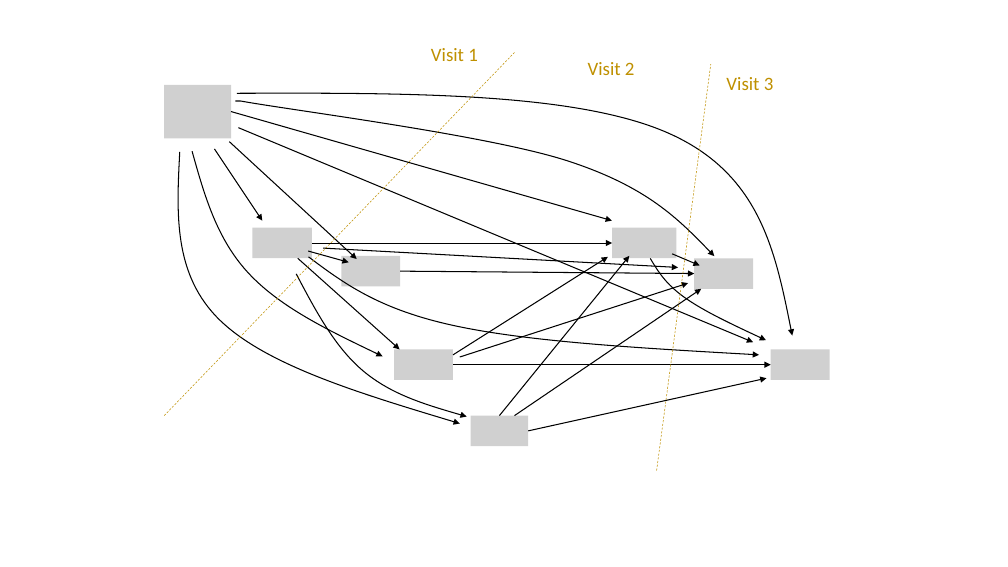
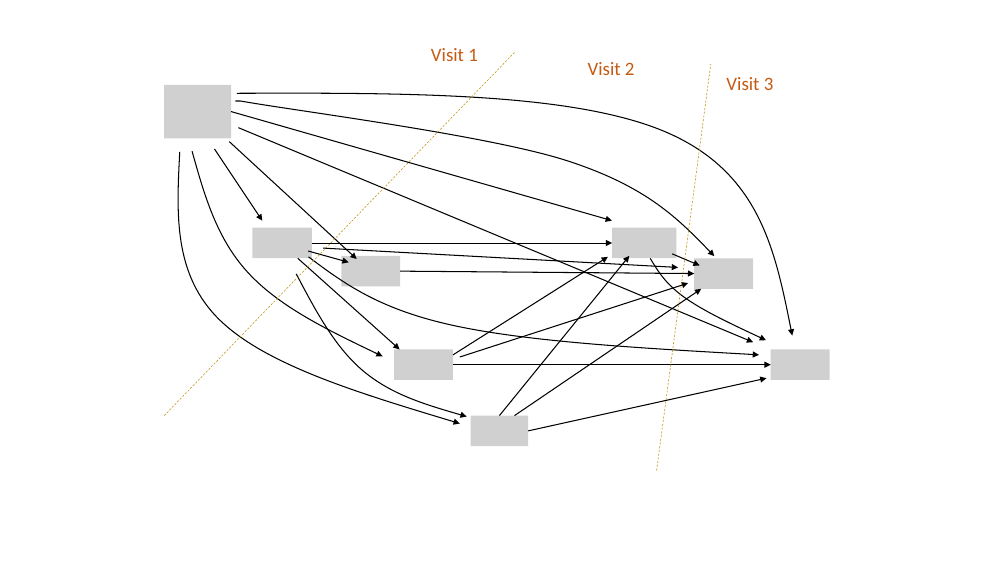
Before and after one commit to benoitlepage/Inserm_workshop_282, a slide deck: slide 2 of images/DAG.pptx. Drawn at 1008x567 pixels with LibreOffice and Linux fonts; fonts in the diff are those of the drawing; grey boxes stand for pictures. Boxes give left, top, right and bottom in pixels: in the first picture for what was removed or moved away, otherwise in the second. Text is boxed around its words. In the diff, an @@ line names an element or a change of style, - is before the commit and + after.

```diff
--- a/images/DAG.pptx
+++ b/images/DAG.pptx
@@ text colour #BF9000 to #C55A11 in 3 elements at (431,48,478,61), (588,62,635,75), (726,77,774,90) @@
```
Also in this commit, not shown: 17 other files.
